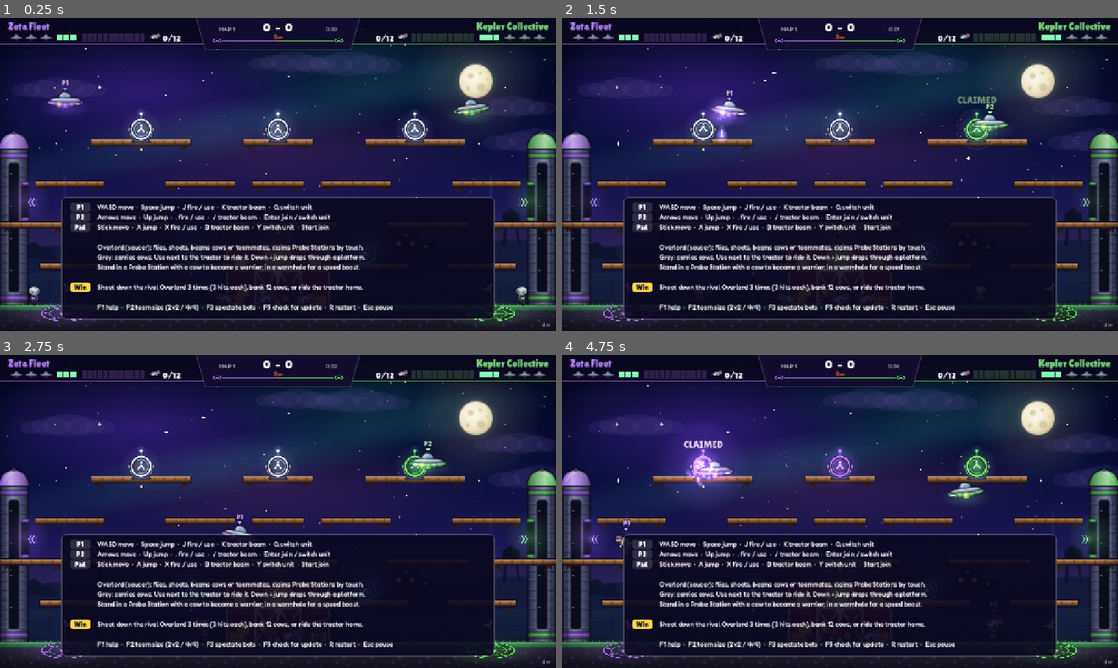
Above: before the commit, frames 1-4 (two rows, left to right).
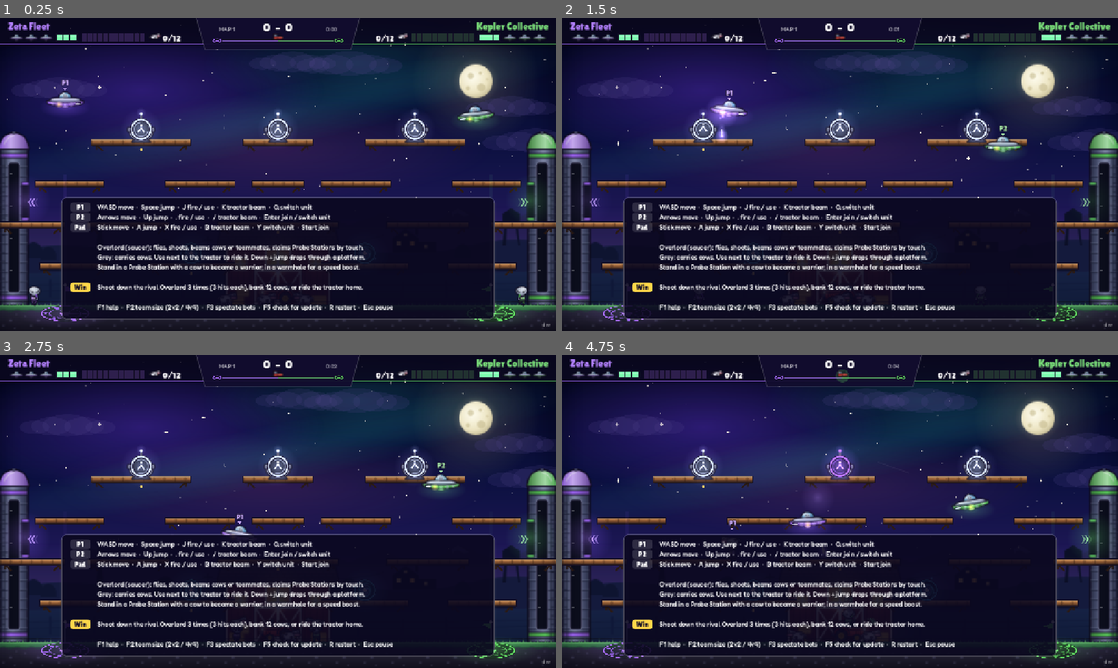
Above: after the commit, the same moments.

Repository: drewburr-labs/saucer-showdown
Game: Godot game, scene res://main.tscn
Two runs of this game, one before a commit and one after it. Both use one fixed random seed, a clock stepped at 60 frames per second and the inputs below.
Inputs:
- Up to frame 1 (0.25 s): no input
- Up to frame 2 (1.5 s): tap Enter at 0.5 s; hold D 0.53-1.28 s; tap J at 0.6 s; tap Space at 0.77 s; hold S from 1.28 s (still down); tap F at 1.35 s
- Up to frame 3 (2.75 s): tap Space at 1.52 s; release S at 2.03 s; hold D from 2.03 s (still down); tap K at 2.1 s
- Up to frame 4 (4.75 s): release D at 2.78 s; hold W 2.78-3.53 s; tap G at 2.85 s; tap Space at 3.02, 3.77, 4.52 s; hold A from 3.53 s (still down); tap Q at 3.6 s; tap Enter at 4.35 s

The runs differ from the first frame. In frame 1, 0.4% of the frame differs, in the area x 81-89%, y 26-35%; in frame 2, 0.9%; in frame 3, 0.7%; in frame 4, 2.7%, in the area x 9-77%, y 4-65%.

Commit message:
Sim ready for netcode: input frames, sim-owned bots, snapshots, checksums
- InputFrame packs one tick of every unit's input into 5 bytes per unit;
  Sim.step_frame() applies it, and units flagged BOT are driven by the sim's
  own bots, seeded from the match seed.
- Bots use fmath.gd's sin/cos instead of the platform C library's, so Linux
  and Windows builds compute the same bits.
- Every unit, cow, bolt and wreck has a unique id; save_state()/load_state()
  snapshot the whole match including bots, and checksum() hashes it.
- Tests: lockstep sims stay identical, snapshots restore byte for byte, and a
  peer that guesses inputs and rolls back every tick matches the truth.

Co-Authored-By: Claude <noreply@anthropic.com>

Diff:
--- a/scripts/main.gd
+++ b/scripts/main.gd
@@ -1,18 +1,18 @@
 extends Node2D
-## Game shell: owns the simulation, feeds it human and bot inputs once per
-## physics tick, and keeps the best-of-three score.
+## Game shell: owns the simulation, packs the humans' inputs into one
+## InputFrame per physics tick (the sim's bots drive everyone else), and keeps
+## the best-of-three score.
 
 const Cfg = preload("res://scripts/sim/config.gd")
 const E = preload("res://scripts/sim/entities.gd")
 const Sim = preload("res://scripts/sim/sim.gd")
-const Bot = preload("res://scripts/sim/bot.gd")
+const InputFrame = preload("res://scripts/sim/input_frame.gd")
 const LocalInput = preload("res://scripts/input/local_input.gd")
 const ArenaView = preload("res://scripts/view/arena_view.gd")
 const Hud = preload("res://scripts/view/hud.gd")
 const Updater = preload("res://scripts/update/updater.gd")
 
 var sim: Sim
-var bots: Dictionary = {} # unit id -> Bot
 var humans: Dictionary = {} # device -> {"team": int, "idx": int}; idx 0 is the Overlord
 var greys_per_team := 1 # 1 = the 2v2 prototype, 3 = full 4v4
 var map_wins := [0, 0]
@@ -53,9 +53,6 @@
 		sim.dispose()
 	sim = Sim.new(randi(), greys_per_team)
 	_win_ticks = 0
-	bots.clear()
-	for u: E.Unit in sim.units:
-		bots[u.id] = Bot.new(sim, u, randi())
 	# Re-seat humans; a smaller team may not have their old slot.
 	var seats := humans.duplicate()
 	humans.clear()
@@ -92,20 +89,10 @@
 	if paused:
 		return
 
-	var driven := {}
+	var frame := InputFrame.all_bots(sim.units.size())
 	for device: String in humans:
-		var u := _unit_of(device)
-		var s := _input.state(device)
-		u.in_move = s["move"]
-		u.in_aim = s["aim"]
-		u.in_jump = s["jump"]
-		u.in_action = s["action"]
-		u.in_beam = s["beam"]
-		driven[u.id] = true
-	for u: E.Unit in sim.units:
-		if not driven.has(u.id):
-			bots[u.id].think()
-	sim.step()
+		InputFrame.put(frame, _unit_of(device).id, _input.state(device))
+	sim.step_frame(frame)
 	_view.add_events(sim.events)
 
 	if sim.winner >= 0:
--- a/scripts/sim/bot.gd
+++ b/scripts/sim/bot.gd
@@ -5,6 +5,7 @@
 const Cfg = preload("res://scripts/sim/config.gd")
 const E = preload("res://scripts/sim/entities.gd")
 const MapData = preload("res://scripts/sim/map_data.gd")
+const FMath = preload("res://scripts/sim/fmath.gd")
 
 # Radians either way; bots shouldn't be snipers, least of all against saucers.
 const AIM_ERROR := 0.2
@@ -267,7 +268,7 @@
 				u.in_beam = false
 	# Weave, so a hovering saucer isn't a sitting duck.
 	if task == "hunt" or (threatened and u.fire_cd > 0.0):
-		move += Vector2(0.35 * cos(sim.time * 3.1 + u.id), 0.7 * sin(sim.time * 4.3 + u.id * 2.0))
+		move += Vector2(0.35 * FMath.cos_d(sim.time * 3.1 + u.id), 0.7 * FMath.sin_d(sim.time * 4.3 + u.id * 2.0))
 	u.in_move = move.limit_length(1.0)
 
 	trigger_t -= Cfg.TICK
@@ -392,7 +393,7 @@
 
 func _aim_at(t: E.Unit) -> Vector2:
 	var err := AIM_ERROR_VS_OVERLORD if t.kind == E.Kind.OVERLORD else AIM_ERROR
-	return (t.pos - u.pos).normalized().rotated(rng.randf_range(-err, err))
+	return FMath.rotated((t.pos - u.pos).normalized(), rng.randf_range(-err, err))
 
 
 func _fly(dest: Vector2) -> Vector2:
--- a/scripts/sim/entities.gd
+++ b/scripts/sim/entities.gd
@@ -6,7 +6,7 @@
 
 
 class Unit extends RefCounted:
-	var id := 0
+	var id := 0 # also its index in Sim.units
 	var team := 0
 	var kind := 1 # Kind
 	var slot := 0 # index among the team's greys
@@ -48,6 +48,7 @@
 
 
 class Cow extends RefCounted:
+	var id := 0 # unique across units, cows, bolts and wrecks
 	var pos := Vector2.ZERO
 	var vel := Vector2.ZERO
 	var half := Vector2.ZERO
@@ -60,6 +61,7 @@
 
 
 class Bolt extends RefCounted:
+	var id := 0 # unique across units, cows, bolts and wrecks
 	var pos := Vector2.ZERO
 	var vel := Vector2.ZERO
 	var team := 0
@@ -68,6 +70,7 @@
 
 
 class Wreck extends RefCounted:
+	var id := 0 # unique across units, cows, bolts and wrecks
 	var pos := Vector2.ZERO
 	var vel := Vector2.ZERO
 	var half := Vector2.ZERO
--- /dev/null
+++ b/scripts/sim/fmath.gd
@@ -0,0 +1,32 @@
+extends RefCounted
+## Trig that gives bit-identical results on every machine. Godot's sin() and
+## cos() call the platform's C library, and the Linux and Windows builds use
+## different ones, so two peers could drift apart. These use only + - * / and
+## floor(), which IEEE 754 rounds the same way everywhere.
+
+const HALF_PI := PI / 2.0
+
+
+## sin(x) to within about 1e-7.
+static func sin_d(x: float) -> float:
+	# Bring x into [-PI, PI), then fold into [-PI/2, PI/2] where the series is tight.
+	x -= TAU * floor((x + PI) / TAU)
+	if x > HALF_PI:
+		x = PI - x
+	elif x < -HALF_PI:
+		x = -PI - x
+	var x2 := x * x
+	# Taylor series to x^13, evaluated Horner-style.
+	return x * (1.0 + x2 * (-1.0 / 6.0 + x2 * (1.0 / 120.0 + x2 * (-1.0 / 5040.0
+			+ x2 * (1.0 / 362880.0 + x2 * (-1.0 / 39916800.0 + x2 * (1.0 / 6227020800.0)))))))
+
+
+static func cos_d(x: float) -> float:
+	return sin_d(x + HALF_PI)
+
+
+## v rotated by `angle` radians, like Vector2.rotated().
+static func rotated(v: Vector2, angle: float) -> Vector2:
+	var s := sin_d(angle)
+	var c := cos_d(angle)
+	return Vector2(v.x * c - v.y * s, v.x * s + v.y * c)
--- /dev/null
+++ b/scripts/sim/input_frame.gd
@@ -0,0 +1,61 @@
+extends RefCounted
+## One tick of input for every unit, packed into bytes. This is what peers
+## will send each other: Sim.step_frame() takes a frame, so a match is fully
+## described by its seed and the frames fed to it.
+##
+## Each unit gets UNIT_BYTES bytes, in Sim.units order:
+##   0  move.x  signed, -127..127 for -1..1
+##   1  move.y
+##   2  aim.x
+##   3  aim.y
+##   4  buttons: JUMP | ACTION | BEAM, or BOT when the sim's own bot drives it
+## Sticks are quantised here, so every peer feeds the sim the same values.
+
+const UNIT_BYTES := 5
+const JUMP := 1
+const ACTION := 2
+const BEAM := 4
+const BOT := 128
+
+
+## A frame with every unit left to its bot.
+static func all_bots(unit_count: int) -> PackedByteArray:
+	var f := PackedByteArray()
+	f.resize(unit_count * UNIT_BYTES)
+	for i in unit_count:
+		f[i * UNIT_BYTES + 4] = BOT
+	return f
+
+
+## Write one human unit's input into `frame`. `s` is shaped like LocalInput's
+## state: move, aim, jump, action, beam.
+static func put(frame: PackedByteArray, unit_index: int, s: Dictionary) -> void:
+	var o := unit_index * UNIT_BYTES
+	var move: Vector2 = s.get("move", Vector2.ZERO)
+	var aim: Vector2 = s.get("aim", Vector2.ZERO)
+	frame.encode_s8(o, _q(move.x))
+	frame.encode_s8(o + 1, _q(move.y))
+	frame.encode_s8(o + 2, _q(aim.x))
+	frame.encode_s8(o + 3, _q(aim.y))
+	frame[o + 4] = (JUMP if s.get("jump", false) else 0) \
+			| (ACTION if s.get("action", false) else 0) \
+			| (BEAM if s.get("beam", false) else 0)
+
+
+static func is_bot(frame: PackedByteArray, unit_index: int) -> bool:
+	return frame[unit_index * UNIT_BYTES + 4] & BOT != 0
+
+
+## Copy a human unit's input from `frame` into its in_* fields.
+static func apply(frame: PackedByteArray, unit_index: int, u) -> void:
+	var o := unit_index * UNIT_BYTES
+	u.in_move = Vector2(frame.decode_s8(o) / 127.0, frame.decode_s8(o + 1) / 127.0)
+	u.in_aim = Vector2(frame.decode_s8(o + 2) / 127.0, frame.decode_s8(o + 3) / 127.0)
+	var b: int = frame[o + 4]
+	u.in_jump = b & JUMP != 0
+	u.in_action = b & ACTION != 0
+	u.in_beam = b & BEAM != 0
+
+
+static func _q(v: float) -> int:
+	return int(roundf(clampf(v, -1.0, 1.0) * 127.0))
--- a/scripts/sim/sim.gd
+++ b/scripts/sim/sim.gd
@@ -1,12 +1,20 @@
 extends RefCounted
-## Deterministic match simulation. No nodes, no rendering, no wall clock: write
-## each unit's in_* fields, then call step() once per fixed tick. Humans, bots
-## and tests all drive it the same way, which also keeps the door open for
-## rollback netcode later.
+## Deterministic match simulation. No nodes, no rendering, no wall clock.
+## Feed it one InputFrame per fixed tick with step_frame(); units marked BOT in
+## the frame are driven by the sim's own bots. Tests can instead write units'
+## in_* fields and call step() directly.
+##
+## For netcode: two sims built with the same seed and fed the same frames stay
+## identical on every machine, save_state() / load_state() rewind one, and
+## checksum() says cheaply whether two of them still agree.
 
 const Cfg = preload("res://scripts/sim/config.gd")
 const E = preload("res://scripts/sim/entities.gd")
 const MapData = preload("res://scripts/sim/map_data.gd")
+const Bot = preload("res://scripts/sim/bot.gd")
+const InputFrame = preload("res://scripts/sim/input_frame.gd")
+
+const STATE_VERSION := 1
 
 enum Win { NONE, MILITARY, ECONOMIC, TRACTOR }
 const WIN_NAMES := ["", "Military", "Economic", "Tractor"]
@@ -19,13 +27,16 @@
 var bolts: Array = [] # E.Bolt
 var wrecks: Array = [] # E.Wreck
 var tractor: E.Tractor
+var bots: Array = [] # Bot, one per unit, same order as units
 var station_owner: Array[int] = [] # -1 neutral, else team
 var silo: Array[int] = [0, 0]
+var tick := 0
 var time := 0.0
 var winner := -1
 var win_reason := Win.NONE
 var events: Array[Dictionary] = [] # what happened this tick, for the view
 var _cow_t := Cfg.COW_SPAWN_EVERY
+var _next_id := 0 # every unit, cow, bolt and wreck gets a unique id
 
 
 func _init(p_seed: int = 1, p_greys: int = 1) -> void:
@@ -40,6 +51,9 @@
 			_add_unit(team, E.Kind.GREY, i)
 	tractor = E.Tractor.new()
 	tractor.pos = map.tractor_start
+	for u: E.Unit in units:
+		# Bot seeds come from the match seed, so every peer's bots agree.
+		bots.append(Bot.new(self, u, p_seed * 1000003 + u.id * 7919 + 17))
 	for i in Cfg.COW_START:
 		_spawn_cow()
 
@@ -55,6 +69,11 @@
 	for w: E.Wreck in wrecks:
 		w.owner = null
 	tractor.rider = null
+	for b: Bot in bots:
+		b.sim = null
+		b.task_unit = null
+		b.task_cow = null
+	bots.clear()
 
 
 ## idx 0 is the team's Overlord, 1.. are its greys.
@@ -76,11 +95,27 @@
 	return -1.0 if team == 0 else 1.0
 
 
+## Advance one tick from an InputFrame: humans' inputs are applied, bots think.
+func step_frame(frame: PackedByteArray) -> void:
+	if winner >= 0:
+		events.clear()
+		return
+	assert(frame.size() == units.size() * InputFrame.UNIT_BYTES, "frame is the wrong size")
+	for i in units.size():
+		if InputFrame.is_bot(frame, i):
+			bots[i].think()
+		else:
+			InputFrame.apply(frame, i, units[i])
+	step()
+
+
+## Advance one tick with whatever is already in the units' in_* fields.
 func step() -> void:
 	events.clear()
 	if winner >= 0:
 		return
 	var dt := Cfg.TICK
+	tick += 1
 	time += dt
 	_spawn_cows(dt)
 	for u: E.Unit in units:
@@ -100,7 +135,7 @@
 
 func _add_unit(team: int, kind: int, slot: int) -> void:
 	var u := E.Unit.new()
-	u.id = units.size()
+	u.id = _new_id()
 	u.team = team
 	u.kind = kind
 	u.slot = slot
@@ -214,6 +249,7 @@
 	elif u.in_move.length() > 0.5:
 		dir = u.in_move.normalized()
 	var b := E.Bolt.new()
+	b.id = _new_id()
 	b.pos = u.pos + dir * 14.0
 	b.vel = dir * Cfg.BOLT_SPEED
 	b.team = u.team
@@ -258,6 +294,7 @@
 		u.lives -= 1
 		# The downed saucer stays on the map as a platform until she respawns.
 		var w := E.Wreck.new()
+		w.id = _new_id()
 		w.pos = u.pos
 		w.half = Cfg.WRECK_HALF
 		w.owner = u
@@ -402,6 +439,7 @@
 
 func _spawn_cow() -> E.Cow:
 	var c := E.Cow.new()
+	c.id = _new_id()
 	c.half = Cfg.COW_HALF
 	c.pos = Vector2(rng.randf_range(map.pasture.x + 20.0, map.pasture.y - 20.0), Cfg.GROUND_Y - c.half.y)
 	cows.append(c)
@@ -607,3 +645,152 @@
 
 func _overlap(ap: Vector2, ah: Vector2, bp: Vector2, bh: Vector2) -> bool:
 	return absf(ap.x - bp.x) <= ah.x + bh.x and absf(ap.y - bp.y) <= ah.y + bh.y
+
+
+func _new_id() -> int:
+	_next_id += 1
+	return _next_id - 1
+
+
+# --- Snapshots -----------------------------------------------------------
+# Everything that changes during a match, bots included, as plain values.
+# Links between objects are stored as ids. Loading reuses the objects that
+# already exist with the same id, so the view's per-object animation survives
+# a rollback.
+
+func save_state() -> PackedByteArray:
+	var live := {}
+	for list: Array in [units, cows, bolts, wrecks]:
+		for o in list:
+			live[o.id] = o
+	var us := []
+	for u: E.Unit in units:
+		us.append([u.pos, u.vel, u.facing, u.alive, u.respawn_t, u.shield_t, u.fire_cd,
+				u.grounded, u.on_plat, u.lives, u.hp, _ref(live, u.beam_target),
+				u.warrior, u.speedy, u.hover_fuel, _ref(live, u.carrying), u.riding,
+				_ref(live, u.held_by), u.drop_t, u.pickup_cd, u.gate_t,
+				u.in_move, u.in_aim, u.in_jump, u.in_action, u.in_beam,
+				u.prev_jump, u.prev_action])
+	var cs := []
+	for c: E.Cow in cows:
+		cs.append([c.id, c.pos, c.vel, c.state, _ref(live, c.holder), c.probed,
+				c.grounded, c.on_plat, c.wander_t])
+	var bs := []
+	for b: E.Bolt in bolts:
+		bs.append([b.id, b.pos, b.vel, b.team, b.from_kind, b.life])
+	var ws := []
+	for w: E.Wreck in wrecks:
+		ws.append([w.id, w.pos, w.vel, w.grounded, w.on_plat, _ref(live, w.owner)])
+	var bots_s := []
+	for b: Bot in bots:
+		bots_s.append([b.plan, b.plan_t, b.air_x, b.task, b.task_t,
+				_ref(live, b.task_unit), _ref(live, b.task_cow), b.task_station,
+				b.via_station, b.trigger_t, b.rng.state])
+	return var_to_bytes([STATE_VERSION, greys_per_team, tick, time, winner, win_reason,
+			_cow_t, _next_id, rng.state, silo.duplicate(), station_owner.duplicate(),
+			[tractor.pos, tractor.dir, _ref(live, tractor.rider)],
+			us, cs, bs, ws, bots_s])
+
+
+## Rewind to a state from save_state() of a sim with the same team size.
+func load_state(bytes: PackedByteArray) -> void:
+	var s: Array = bytes_to_var(bytes)
+	assert(s[0] == STATE_VERSION, "snapshot is from another version")
+	assert(s[1] == greys_per_team, "snapshot is for another team size")
+	tick = s[2]
+	time = s[3]
+	winner = s[4]
+	win_reason = s[5]
+	_cow_t = s[6]
+	_next_id = s[7]
+	rng.state = s[8]
+	silo.assign(s[9])
+	station_owner.assign(s[10])
+	events.clear()
+
+	# Pass 1: make sure every object exists and set its plain fields.
+	var live := {}
+	for u: E.Unit in units:
+		live[u.id] = u
+	var old := {}
+	for list: Array in [cows, bolts, wrecks]:
+		for o in list:
+			old[o.id] = o
+	cows = _restore(s[13], old, live, E.Cow)
+	bolts = _restore(s[14], old, live, E.Bolt)
+	wrecks = _restore(s[15], old, live, E.Wreck)
+	for id in old:
+		if not live.has(id):
+			_unlink(old[id]) # gone in the restored state
+
+	# Pass 2: plain fields that need nothing else, then the links.
+	var us: Array = s[12]
+	for i in units.size():
+		var u: E.Unit = units[i]
+		var a: Array = us[i]
+		u.pos = a[0]; u.vel = a[1]; u.facing = a[2]; u.alive = a[3]
+		u.respawn_t = a[4]; u.shield_t = a[5]; u.fire_cd = a[6]; u.grounded = a[7]
+		u.on_plat = a[8]; u.lives = a[9]; u.hp = a[10]; u.beam_target = live.get(a[11])
+		u.warrior = a[12]; u.speedy = a[13]; u.hover_fuel = a[14]
+		u.carrying = live.get(a[15]); u.riding = a[16]; u.held_by = live.get(a[17])
+		u.drop_t = a[18]; u.pickup_cd = a[19]; u.gate_t = a[20]
+		u.in_move = a[21]; u.in_aim = a[22]; u.in_jump = a[23]; u.in_action = a[24]
+		u.in_beam = a[25]; u.prev_jump = a[26]; u.prev_action = a[27]
+	for i in cows.size():
+		cows[i].holder = live.get(s[13][i][4])
+	for i in wrecks.size():
+		wrecks[i].owner = live.get(s[15][i][5])
+	var tr: Array = s[11]
+	tractor.pos = tr[0]
+	tractor.dir = tr[1]
+	tractor.rider = live.get(tr[2])
+	var bots_s: Array = s[16]
+	for i in bots.size():
+		var b: Bot = bots[i]
+		var a: Array = bots_s[i]
+		b.plan = a[0]; b.plan_t = a[1]; b.air_x = a[2]; b.task = a[3]; b.task_t = a[4]
+		b.task_unit = live.get(a[5]); b.task_cow = live.get(a[6]); b.task_station = a[7]
+		b.via_station = a[8]; b.trigger_t = a[9]; b.rng.state = a[10]
+
+
+## A 32-bit fingerprint of the whole state. Peers compare these to catch a
+## desync on the tick it happens.
+func checksum() -> int:
+	var h := HashingContext.new()
+	h.start(HashingContext.HASH_MD5)
+	h.update(save_state())
+	return h.finish().decode_u32(0)
+
+
+func _ref(live: Dictionary, o) -> int:
+	# A link to something no longer in the match (a bot remembering a cow that
+	# was banked) saves as none; the bot treats both the same.
+	return o.id if o != null and live.get(o.id) == o else -1
+
+
+func _restore(rows: Array, old: Dictionary, live: Dictionary, cls) -> Array:
+	var out := []
+	for a: Array in rows:
+		var o = old.get(a[0])
+		if o == null:
+			o = cls.new()
+			o.id = a[0]
+		live[o.id] = o
+		out.append(o)
+		if cls == E.Cow:
+			o.half = Cfg.COW_HALF
+			o.pos = a[1]; o.vel = a[2]; o.state = a[3]; o.probed = a[5]
+			o.grounded = a[6]; o.on_plat = a[7]; o.wander_t = a[8]
+		elif cls == E.Bolt:
+			o.pos = a[1]; o.vel = a[2]; o.team = a[3]; o.from_kind = a[4]; o.life = a[5]
+		else:
+			o.half = Cfg.WRECK_HALF
+			o.pos = a[1]; o.vel = a[2]; o.grounded = a[3]; o.on_plat = a[4]
+	return out
+
+
+func _unlink(o) -> void:
+	if o is E.Cow:
+		o.holder = null
+	elif o is E.Wreck:
+		o.owner = null
--- a/tests/bot_stats.gd
+++ b/tests/bot_stats.gd
@@ -4,21 +4,18 @@
 ##   godot --headless --path . --script tests/bot_stats.gd -- 3
 const E = preload("res://scripts/sim/entities.gd")
 const Sim = preload("res://scripts/sim/sim.gd")
-const Bot = preload("res://scripts/sim/bot.gd")
+const InputFrame = preload("res://scripts/sim/input_frame.gd")
 func _init() -> void:
 	var tally := {}
 	var g: int = int(OS.get_cmdline_user_args()[0]) if OS.get_cmdline_user_args().size() > 0 else 1
 	for s in 8:
 		var sim := Sim.new(100 + s, g)
-		var bots := {}
-		for u: E.Unit in sim.units:
-			bots[u.id] = Bot.new(sim, u, 1000 + s * 31 + u.id)
+		var frame := InputFrame.all_bots(sim.units.size())
 		while sim.winner < 0 and sim.time < 480.0:
+			sim.step_frame(frame)
 			var tasks := {}
-			for id in bots:
-				bots[id].think()
-				tasks[id] = bots[id].task
-			sim.step()
+			for b in sim.bots:
+				tasks[b.u.id] = b.task
 			for ev in sim.events:
 				if ev["type"] == "kill":
 					var who := "overlord" if ev["kind"] == E.Kind.OVERLORD else "grey"
--- a/tests/test_sim.gd
+++ b/tests/test_sim.gd
@@ -7,6 +7,8 @@
 const Sim = preload("res://scripts/sim/sim.gd")
 const Bot = preload("res://scripts/sim/bot.gd")
 const MapData = preload("res://scripts/sim/map_data.gd")
+const InputFrame = preload("res://scripts/sim/input_frame.gd")
+const FMath = preload("res://scripts/sim/fmath.gd")
 
 var _failed := 0
 var _current := ""
@@ -29,6 +31,11 @@
 	_run("overlord beams a teammate", _test_beam_teammate)
 	_run("worker bot banks a cow on its own", _test_bot_runs_cow)
 	_run("bot matches stay sane", _test_bot_soak)
+	_run("deterministic trig matches sin and cos", _test_fmath)
+	_run("input frames pack and unpack", _test_input_frame)
+	_run("same seed and frames give the same match", _test_lockstep)
+	_run("snapshot restores into a fresh sim", _test_snapshot)
+	_run("rollback with wrong guesses converges", _test_rollback)
 	for s: Sim in _sims:
 		s.dispose()
 	print("\n%s" % ("ALL TESTS PASSED" if _failed == 0 else "%d TEST(S) FAILED" % _failed))
@@ -293,7 +300,7 @@
 func _test_bot_runs_cow() -> void:
 	var sim := _sim(3, 1)
 	var g := sim.unit_at(0, 1)
-	var bot := Bot.new(sim, g, 7)
+	var bot: Bot = sim.bots[g.id]
 	bot.plan = "econ"
 	bot.plan_t = 999.0
 	var ticks := 0
@@ -312,14 +319,10 @@
 		for s in 6:
 			total += 1
 			var sim := Sim.new(100 + s, greys)
-			var bots: Array = []
-			for u: E.Unit in sim.units:
-				bots.append(Bot.new(sim, u, 1000 + s * 31 + u.id))
+			var frame := InputFrame.all_bots(sim.units.size())
 			var ticks := 0
 			while sim.winner < 0 and ticks < 60 * 60 * 8:
-				for b: Bot in bots:
-					b.think()
-				sim.step()
+				sim.step_frame(frame)
 				ticks += 1
 				if ticks % 600 == 0:
 					_sanity(sim)
@@ -345,3 +348,141 @@
 		_check(c.pos.y <= Cfg.GROUND_Y + 1.0, "cow below the ground at %s" % c.pos)
 		_check((c.state == E.CowState.LOOSE) == (c.holder == null), "cow state and holder disagree")
 	_check(sim.cows.size() <= Cfg.COW_MAX_TOTAL, "too many cows: %d" % sim.cows.size())
+
+
+# --- Netcode readiness ---------------------------------------------------
+
+## Frames for a mixed match: units in `humans` get scripted inputs that
+## change every few ticks, everyone else is left to the bots.
+func _frames(units: int, humans: Array, n: int, p_seed: int) -> Array[PackedByteArray]:
+	var rng := RandomNumberGenerator.new()
+	rng.seed = p_seed
+	var out: Array[PackedByteArray] = []
+	var held := {}
+	for t in n:
+		var f := InputFrame.all_bots(units)
+		for i: int in humans:
+			if t % 12 == 0 or not held.has(i):
+				held[i] = {
+					"move": Vector2(rng.randf_range(-1.0, 1.0), rng.randf_range(-1.0, 1.0)),
+					"aim": Vector2(rng.randf_range(-1.0, 1.0), rng.randf_range(-1.0, 1.0)) if rng.randf() < 0.3 else Vector2.ZERO,
+					"jump": rng.randf() < 0.3, "action": rng.randf() < 0.4, "beam": rng.randf() < 0.3,
+				}
+			InputFrame.put(f, i, held[i])
+		out.append(f)
+	return out
+
+
+func _test_fmath() -> void:
+	var worst := 0.0
+	var x := -60.0
+	while x < 60.0:
+		worst = maxf(worst, absf(FMath.sin_d(x) - sin(x)))
+		worst = maxf(worst, absf(FMath.cos_d(x) - cos(x)))
+		x += 0.0137
+	_check(worst < 1e-6, "sin_d/cos_d off by %s" % worst)
+	var v := FMath.rotated(Vector2(3.0, -2.0), 0.7)
+	_check(v.distance_to(Vector2(3.0, -2.0).rotated(0.7)) < 1e-5, "rotated() disagrees: %s" % v)
+
+
+func _test_input_frame() -> void:
+	var f := InputFrame.all_bots(4)
+	_check(f.size() == 4 * InputFrame.UNIT_BYTES, "frame size")
+	InputFrame.put(f, 2, {"move": Vector2(-1.0, 1.0), "aim": Vector2(0.5, -0.25), "jump": true, "beam": true})
+	_check(InputFrame.is_bot(f, 1) and InputFrame.is_bot(f, 3), "untouched units stay bots")
+	_check(not InputFrame.is_bot(f, 2), "a put unit is human")
+	var u := E.Unit.new()
+	InputFrame.apply(f, 2, u)
+	_check(u.in_move == Vector2(-1.0, 1.0), "full deflection survives exactly: %s" % u.in_move)
+	_check(absf(u.in_aim.x - 0.5) < 0.005 and absf(u.in_aim.y + 0.25) < 0.005, "aim within a step: %s" % u.in_aim)
+	_check(u.in_jump and u.in_beam and not u.in_action, "buttons")
+	# Packing an already-quantised value gives the same bytes back.
+	var g := InputFrame.all_bots(4)
+	InputFrame.put(g, 2, {"move": u.in_move, "aim": u.in_aim, "jump": true, "beam": true})
+	_check(g == f, "re-packing is stable")
+
+
+func _test_lockstep() -> void:
+	for greys in [1, 3]:
+		var a := _sim(77, greys)
+		var b := _sim(77, greys)
+		var frames := _frames(a.units.size(), [0, a.units.size() - 1], 3000, 5)
+		var first_bad := -1
+		for t in frames.size():
+			a.step_frame(frames[t])
+			b.step_frame(frames[t])
+			if first_bad < 0 and a.checksum() != b.checksum():
+				first_bad = t
+		_check(first_bad < 0, "%dv%d: sims split at tick %d" % [greys + 1, greys + 1, first_bad])
+		_check(a.save_state() == b.save_state(), "%dv%d: final states differ" % [greys + 1, greys + 1])
+		var c := _sim(78, greys)
+		for t in 600:
+			c.step_frame(frames[t])
+		var a600 := _sim(77, greys)
+		for t in 600:
+			a600.step_frame(frames[t])
+		_check(c.checksum() != a600.checksum(), "checksum should tell different seeds apart")
+
+
+func _test_snapshot() -> void:
+	var a := _sim(9, 3)
+	var frames := _frames(a.units.size(), [1, 4], 3000, 11)
+	for t in 1500:
+		a.step_frame(frames[t])
+	var snap := a.save_state()
+	var b := _sim(9, 3)
+	b.load_state(snap)
+	_check(b.save_state() == snap, "a loaded state should save back byte for byte")
+	_check(b.tick == a.tick and b.cows.size() == a.cows.size(), "tick and cows restored")
+	var first_bad := -1
+	for t in range(1500, 3000):
+		a.step_frame(frames[t])
+		b.step_frame(frames[t])
+		if first_bad < 0 and a.checksum() != b.checksum():
+			first_bad = t
+	_check(first_bad < 0, "restored sim split from the original at tick %d" % first_bad)
+	# Loading over a live sim keeps the objects that survive.
+	var keep: Array = a.cows.duplicate()
+	var snap2 := a.save_state()
+	for t in 120:
+		a.step_frame(InputFrame.all_bots(a.units.size()))
+	a.load_state(snap2)
+	var same := 0
+	for c in a.cows:
+		if keep.has(c):
+			same += 1
+	_check(same == keep.size(), "cows should be the same objects after a rewind (%d of %d)" % [same, keep.size()])
+
+
+func _test_rollback() -> void:
+	# `truth` sees every frame on time. `peer` only learns each frame DELAY
+	# ticks late: until then it guesses by repeating the last real frame, and
+	# when a real frame arrives it rewinds to its last confirmed tick and
+	# replays. This is the loop rollback netcode runs.
+	const DELAY := 7
+	var truth := _sim(21, 3)
+	var peer := _sim(21, 3)
+	var n := truth.units.size()
+	var frames := _frames(n, [0, 3, 5], 2400, 3)
+	var truth_sums: Array[int] = []
+	for f in frames:
+		truth.step_frame(f)
+		truth_sums.append(truth.checksum())
+
+	var confirmed := peer.save_state()
+	var bad := -1
+	var t0 := Time.get_ticks_usec()
+	for t in range(DELAY, frames.size()):
+		# Frame t - DELAY has just arrived.
+		var known := t - DELAY + 1
+		peer.load_state(confirmed)
+		peer.step_frame(frames[known - 1])
+		if bad < 0 and peer.checksum() != truth_sums[known - 1]:
+			bad = known - 1
+		confirmed = peer.save_state()
+		for k in range(known, t + 1):
+			peer.step_frame(frames[known - 1]) # guess
+	var us := float(Time.get_ticks_usec() - t0) / (frames.size() - DELAY)
+	_check(bad < 0, "confirmed state split from the truth at tick %d" % bad)
+	_check(peer.tick == frames.size(), "peer should be predicting at the head (tick %d)" % peer.tick)
+	print("      4v4, rewind + %d ticks of replay every tick: %.0f us per tick" % [DELAY, us])
Not shown, added: scripts/sim/fmath.gd.uid
Not shown, added: scripts/sim/input_frame.gd.uid
